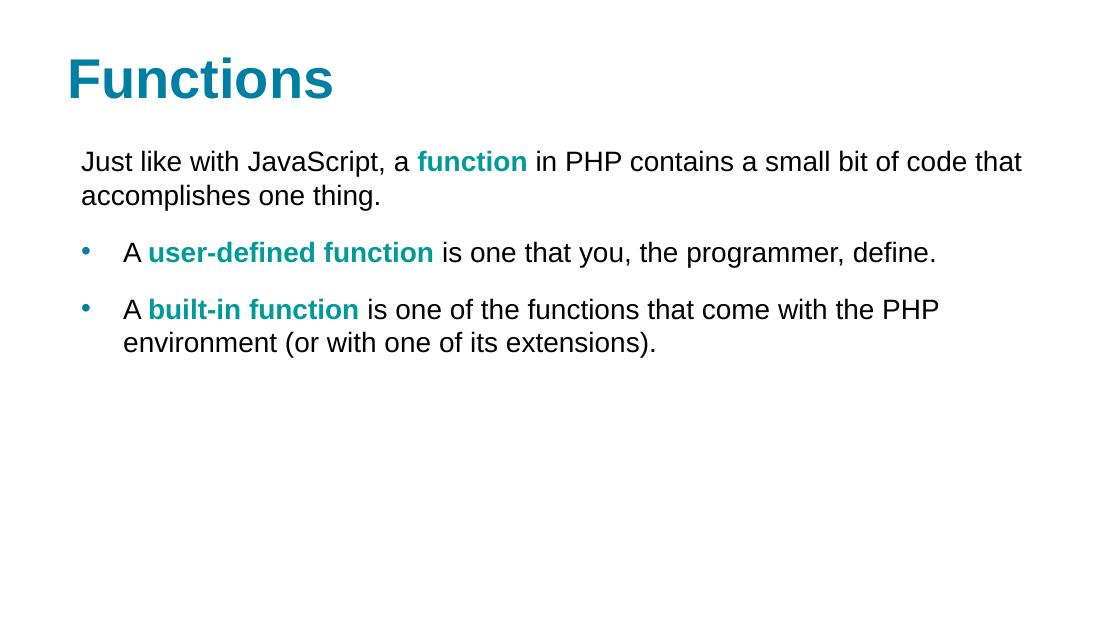
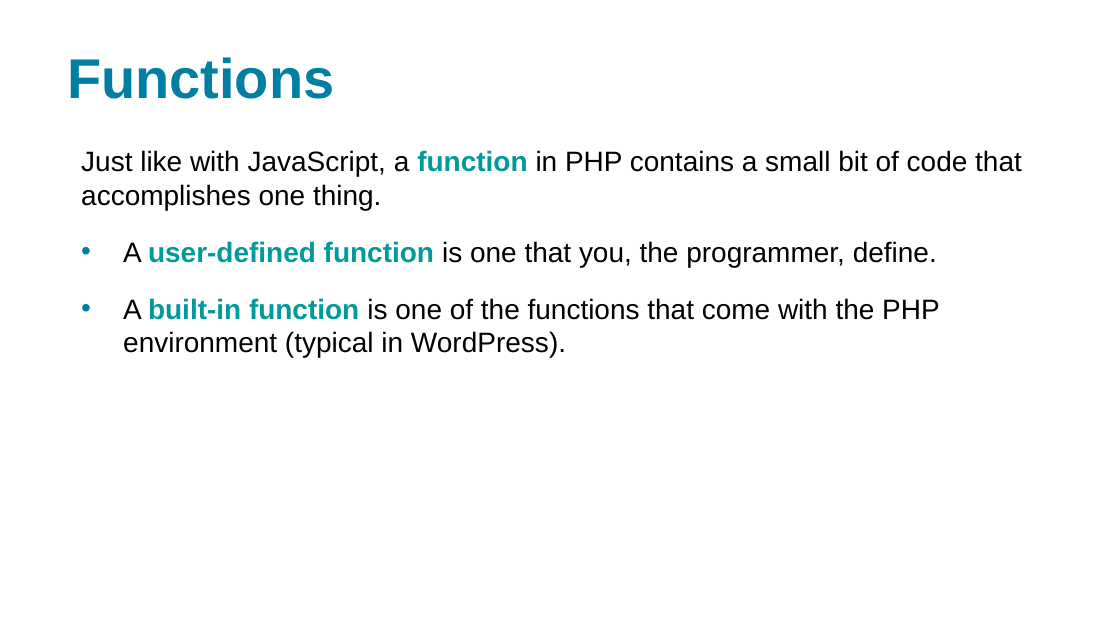
Before and after one commit to xbibogo/MMD24, a slide deck: slide 19 of semester2 PPT/ConnollyHoar_3rdEd_PHP.pptx. Drawn at 1120x630 pixels with LibreOffice and Linux fonts; fonts in the diff are those of the drawing. Boxes give left, top, right and bottom in pixels: in the first picture for what was removed or moved away, otherwise in the second. Text is boxed around its words. In the diff, an @@ line names an element or a change of style, - is before the commit and + after.

```diff
--- a/semester2 PPT/ConnollyHoar_3rdEd_PHP.pptx
+++ b/semester2 PPT/ConnollyHoar_3rdEd_PHP.pptx
@@ text at bbox=[123, 298, 940, 357]: text changed @@
-• A built-in function is one of the functions that come with the PHP environment (or with one of its extensions).
+• A built-in function is one of the functions that come with the PHP environment (typical in WordPress).
```
Also in this commit, not shown: 4 other slides changed, 2 slides added, 11 slides removed, 10 other files.
